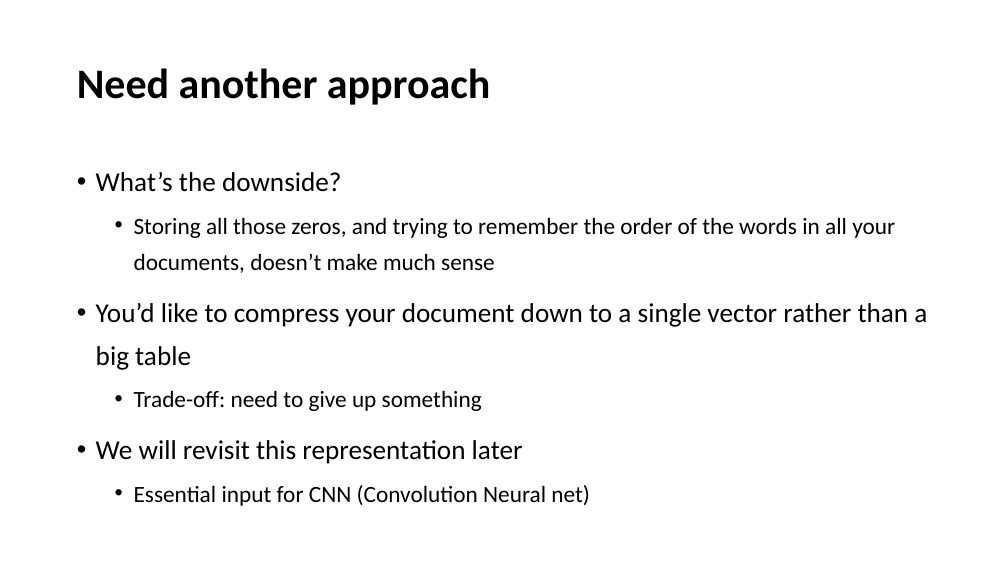
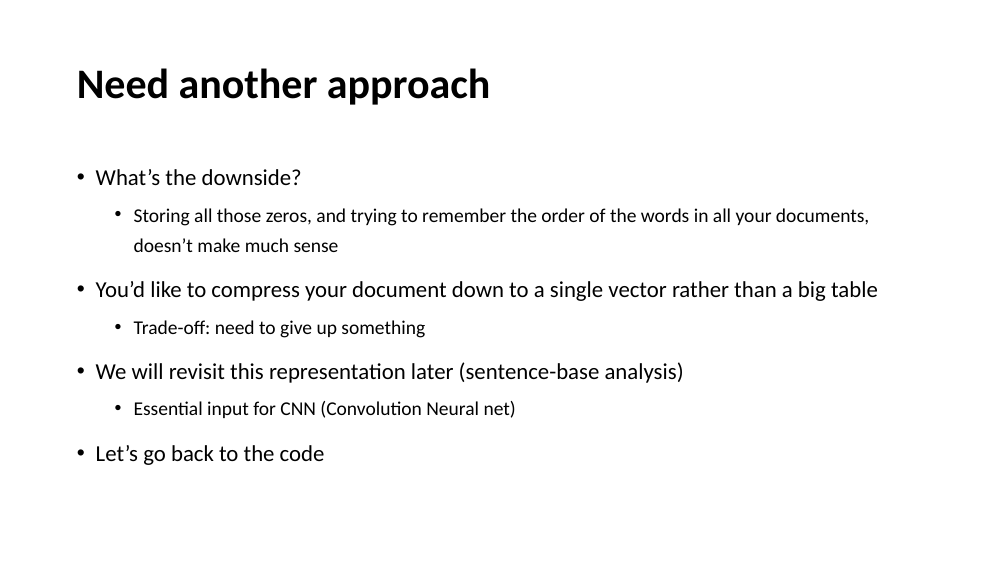
Before and after one commit to YeabinMoonEcon/BUS211, a slide deck: slide 6 of BUS243_NLP/lecture_notes/Lecture2.pptx. Drawn at 1008x567 pixels with LibreOffice and Linux fonts; fonts in the diff are those of the drawing. Boxes give left, top, right and bottom in pixels: in the first picture for what was removed or moved away, otherwise in the second. Text is boxed around its words. In the diff, an @@ line names an element or a change of style, - is before the commit and + after.

```diff
--- a/BUS243_NLP/lecture_notes/Lecture2.pptx
+++ b/BUS243_NLP/lecture_notes/Lecture2.pptx
@@ text at (96, 169, 878, 418): size 25.9 to 21.7 pt in "What’s the downside?", "You’d like to compress your document down ..."; size 22.2 to 18.6 pt in "Storing all those zeros, and trying to ...", "Trade-off: need to give up something", "Essential input for CNN (Convolution Neural net)" @@
@@ text at (96, 362, 684, 383): text changed; size 25.9 to 21.7 pt @@
-• We will revisit this representation later
+• We will revisit this representation later (sentence-base analysis)
@@ text at (96, 445, 325, 465): paragraph added @@
+• Let’s go back to the code
```
Also in this commit, not shown: 4 other slides changed, 1 other file.
